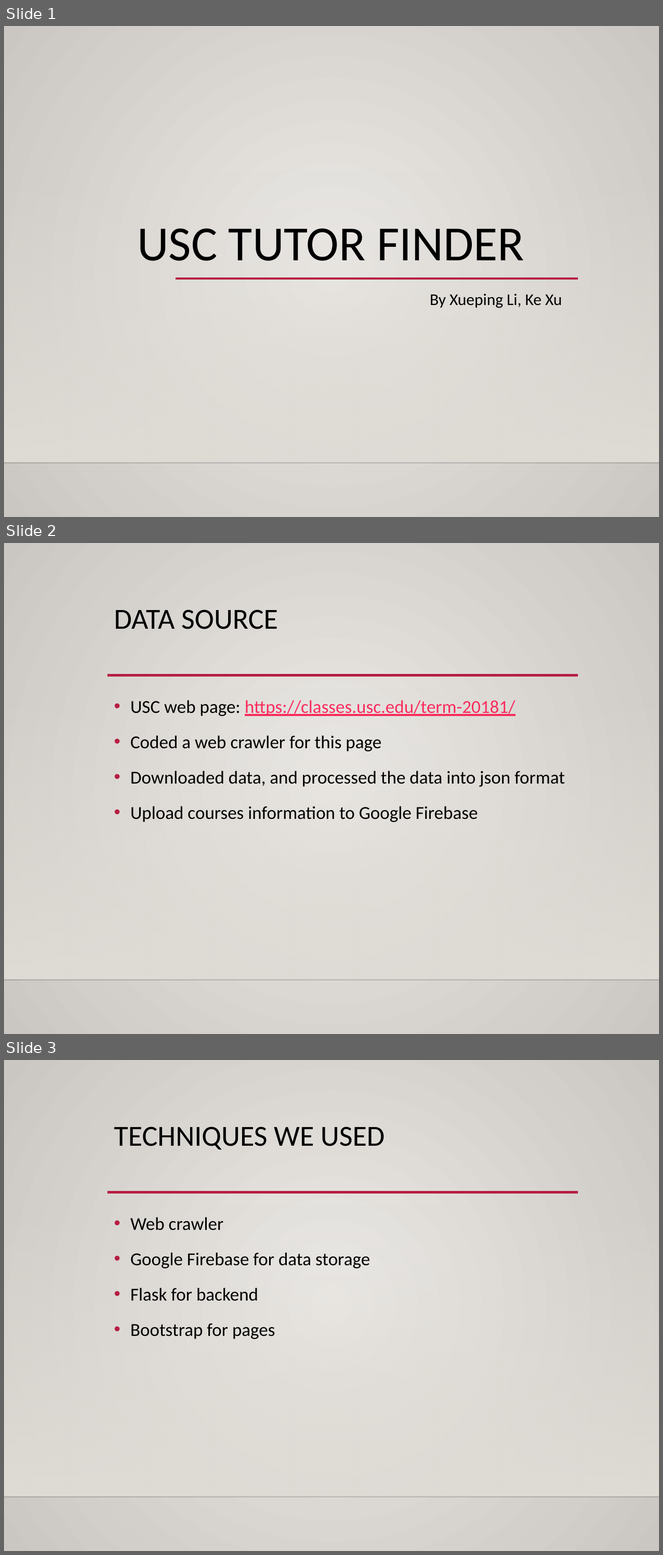
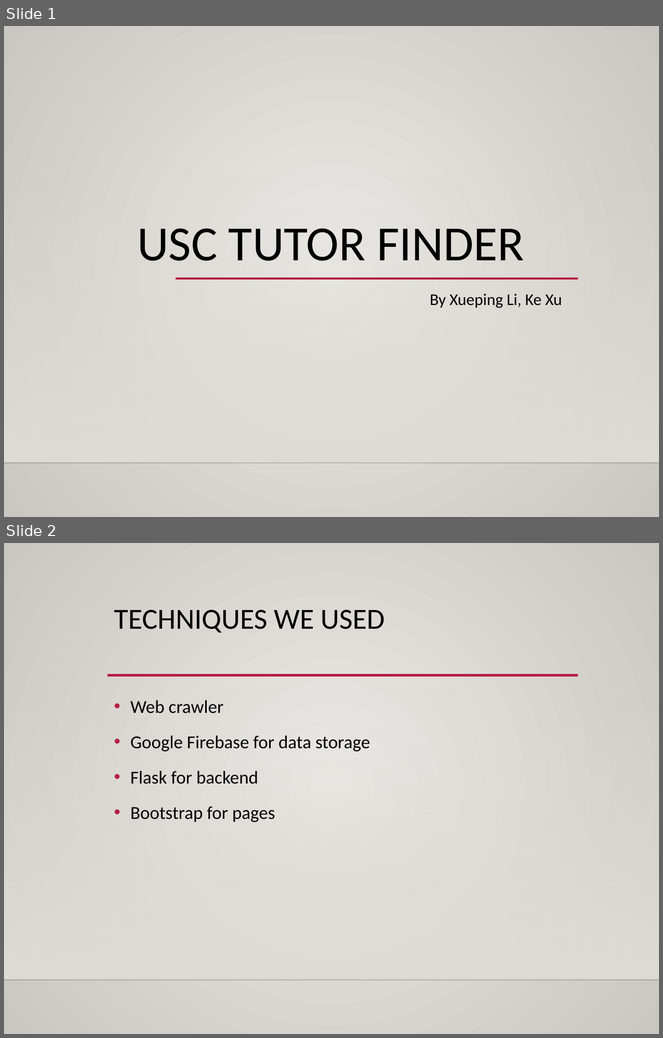
Before and after one commit to xkgoodbest/USC-Tutor-Finder, a slide deck: Presentation.pptx. Shown one above the other, each under a label of ours: slides 1, 2 and 3 before the commit, slides 1 and 2 after it. The pictures are 663x1555 and 663x1038 pixels, drawn with LibreOffice and Linux fonts; fonts in the diff are those of the drawing; background and template pictures are left out. Boxes give left, top, right and bottom in pixels: in the first picture for what was removed or moved away, otherwise in the second. Text is boxed around its words. In the diff, an @@ line names an element or a change of style, - is before the commit and + after.

```diff
--- a/Presentation.pptx
+++ b/Presentation.pptx
@@ slide 2 removed at box(4, 543, 659, 1034), background gradient #ECEAE7 to #CAC7C1; not listed: 3 template elements that a slide beside it also shows @@
@@ title removed at box(114, 610, 278, 629) @@
-DATA SOURCE
@@ text removed at box(130, 700, 565, 822) @@
-• USC web page: https://classes.usc.edu/term-20181/
-• Coded a web crawler for this page
-• Downloaded data, and processed the data into json format
-• Upload courses information to Google Firebase
@@ what was slide 3 is now slide 2 @@
```
Also in this commit, not shown: 2 other files.
